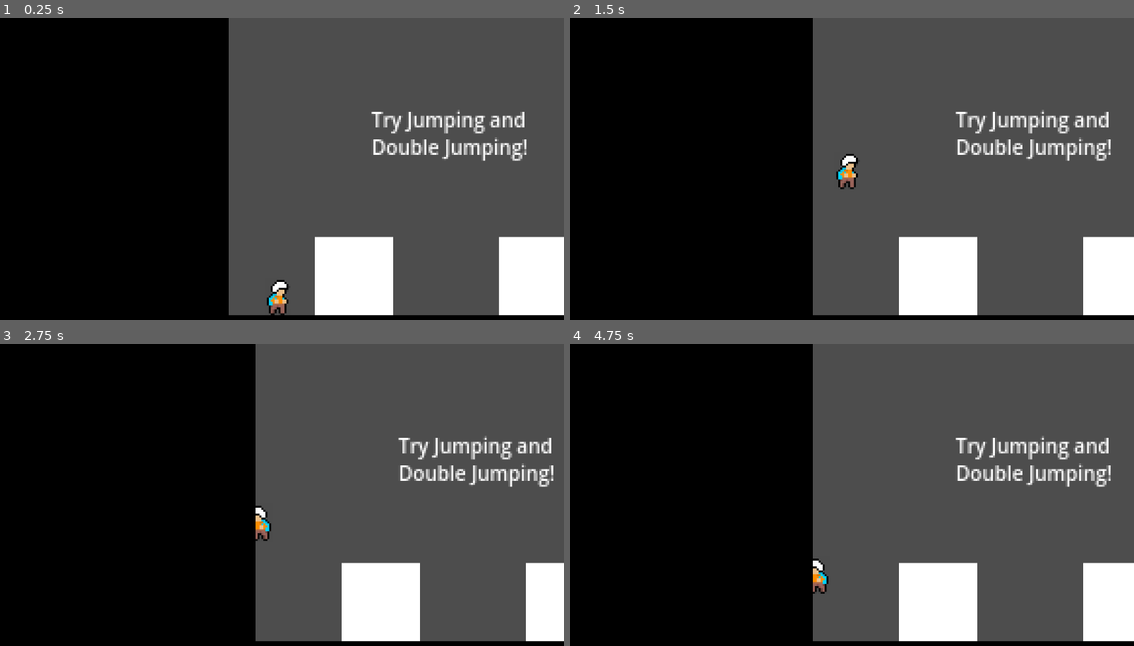
Above: before the commit, frames 1-4 (two rows, left to right).
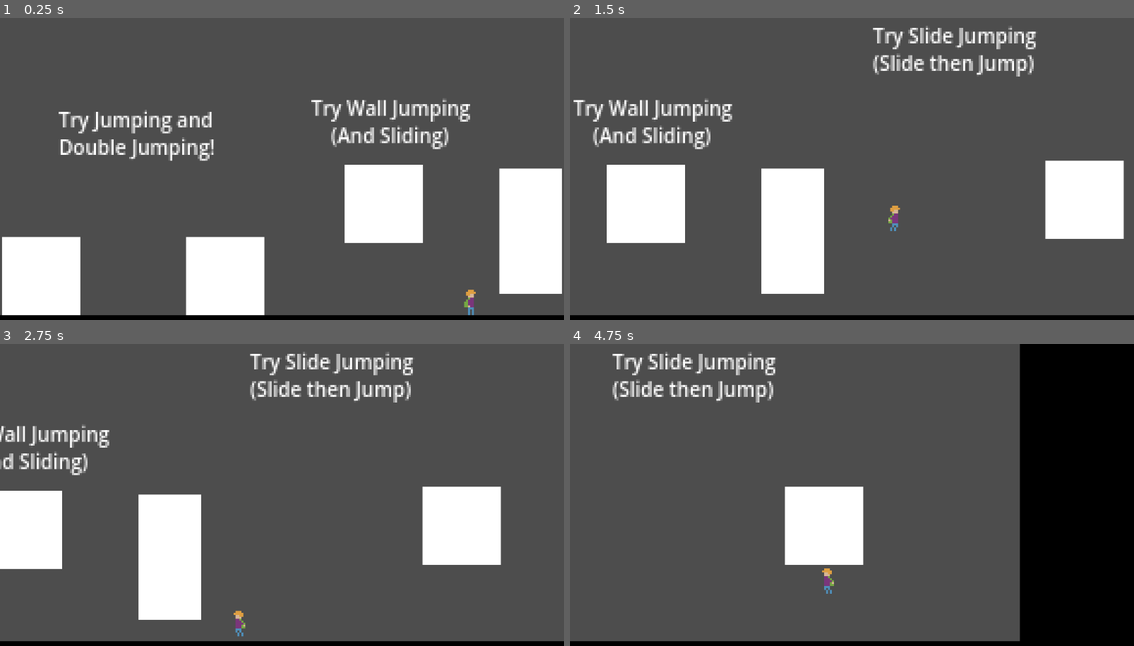
Above: after the commit, the same moments.

Repository: pidguit/Luminance
Game: Godot game, scene res://test level.tscn
The game is run twice, just before and just after one commit, with the same random seed, the same clock (stepped at 60 frames per second) and the same inputs.
Inputs:
- Up to frame 1 (0.25 s): no input
- Up to frame 2 (1.5 s): hold D (move_right) from 0.53 s (still down); tap Shift (slide) at 0.6 s; tap Space (jump) at 0.77, 0.8, 1.07, 1.35 s
- Up to frame 3 (2.75 s): tap Space (jump) at 1.52, 1.82, 2.3 s; tap Shift (slide) at 1.55, 2.1 s; release D (move_right) at 2.03 s; hold A (move_left) from 2.03 s (still down)
- Up to frame 4 (4.75 s): release A (move_left) at 2.78 s; hold D (move_right) 2.78-4.28 s; tap Shift (slide) at 2.85, 4.35 s; tap Space (jump) at 3.02, 3.32, 3.6, 3.77, 4.07, 4.52 s; hold A (move_left) from 4.28 s (still down)

The runs differ from the first frame. In frame 1, 55% of the frame differs, in the area x 0-100%, y 0-99%; in frame 2, 57%; in frame 3, 57%; in frame 4, 69%.

Commit message:
Bit update, added animations, and added/fixed a lot of physics interactions

Diff:
--- a/player.gd
+++ b/player.gd
@@ -20,17 +20,23 @@
 const NeutralWallJumpSpeed = 100
 var walljumptimer = 0
 var walldirection = 0
+var walljump = false
 var walljumpoverride = false
 var neutralwalljump = false
 
 # Sliding Variables
 var is_sliding = false
+var slide_jump = false
 const slide_duration = 0.25
 var slide_timer = 0.25 # This counts backwards, don't change it lol
 var slide_speed = 250
 var slide_jump_speed = .85
 
+var crouching = false
+var aircrouch = false
+
 func _physics_process(delta: float) -> void:
+
 	# direction the player is facing (put at top just in case for later cause there's a lot of things that use this)
 	var direction = 0
 	# Add the gravity and set max fall speed
@@ -44,18 +50,46 @@
 	# Resets double jump while on floor
 	if is_on_floor():
 		airjumpsavailable = MaxAirJumps
+		slide_jump = false
+		walljump = false
 		walljumpoverride = false
-
+		if velocity.x == 0:
+			$AnimatedSprite2D.play("Idle")
+		elif is_sliding == false:
+			$AnimatedSprite2D.play("Walking")
+
+	# Starts a Slide
 	if is_on_floor() and Input.is_action_just_pressed("slide") and is_sliding == false:
 		start_slide()
 
+	# Crouching Logic
+	if is_sliding or slide_jump:
+		crouching = false
+		aircrouch = false
+	elif is_on_floor() and Input.is_action_pressed("move_down"):
+		crouching = true
+	elif not is_on_floor() and Input.is_action_pressed("move_down"):
+		aircrouch = true
+		if airjumpsavailable < 1 or walljump:
+			crouching = false
+			aircrouch = false
+		if velocity.y != 0 and (not crouching or not aircrouch):
+			crouching  = false
+			aircrouch = false
+	elif can_stand_up() == false:
+			crouching = true
+			aircrouch = true
+	else:
+		crouching = false
+		aircrouch = false
+
 	if is_sliding == true:
-		slide_timer -= delta
-		if Input.is_action_just_pressed("jump"):
+		slide_timer -= delta # Starts timer
+		if Input.is_action_just_pressed("jump"): # Cancels slide for a slide jump
 			velocity.x *= slide_jump_speed
+			slide_jump = true
 			end_slide()
-
-		if slide_timer <= 0:
+		if slide_timer <= 0: # Ends slide when timer is up
 			end_slide()
 
 	# Handles jump
@@ -86,6 +120,10 @@
 
 	# Walking target velocity, this is the default
 	var target_velocity_x = direction * SPEED
+
+	if crouching and is_on_floor():
+		target_velocity_x = 0
+
 
 	# Get's wall direction (for wall jump)
 	if is_on_wall():
@@ -104,6 +142,7 @@
 	# Adds the velocity for wall jumps
 	if walljumpoverride == true:
 		walljumptimer += delta
+		walljump = true
 
 		if neutralwalljump == true:
 			velocity.x = (NeutralWallJumpSpeed * walldirection)
@@ -127,21 +166,33 @@
 	elif direction == 0 and abs(velocity.x) > SPEED and walljumpoverride == false:
 		velocity.x = move_toward(velocity.x, target_velocity_x, (ACCELERATION/3) * delta) # decelerates if has too much speed and tries to go opposite direction
 	else:
-		velocity.x = move_toward(velocity.x, target_velocity_x, (ACCELERATION) * delta) # if you don't have too much speed, it goes back to default
+		velocity.x = move_toward(velocity.x, target_velocity_x, ACCELERATION * delta) # if you don't have too much speed, it goes back to default
 
 	# Sliding down wall Physics
-	if is_on_wall():
+	if is_on_wall() and (not crouching or not aircrouch):
 		var wall_dir = get_wall_normal().x
-		if (wall_dir > 0 and direction < 0) or (wall_dir < 0 and direction > 0):
+		if ((wall_dir > 0 and velocity.x < 0) or (wall_dir < 0 and velocity.x > 0)) and not is_on_floor():
 			maxfallspeed = 50
 		else:
 			maxfallspeed = TERMINAL_VELOCITY
 
 	# Flips sprite depending on horizontal velocity
-	if velocity.x > 1:
+	if (velocity.x > 1) or (crouching and direction > 0):
 		$AnimatedSprite2D.flip_h = false
-	elif velocity.x < -1:
+	elif (velocity.x < -1) or (crouching and direction < 0):
 		$AnimatedSprite2D.flip_h = true
+
+	if is_sliding:
+		set_collision("slide")
+	elif crouching or aircrouch or can_stand_up() == false:
+		set_collision("crouch")
+		$AnimatedSprite2D.play("Crouching")
+	elif not is_on_floor() and velocity.x != 0 and crouching == false and not is_on_wall():
+		$AnimatedSprite2D.play("MovingFall")
+	elif not is_on_floor() and not aircrouch:
+		$AnimatedSprite2D.play("Fall")
+	else:
+		set_collision("default")
 
 	move_and_slide()
 	# snaps character to pixels (don't  really understand this still tbh)
@@ -150,8 +201,7 @@
 
 # Activates a slide
 func start_slide():
-	$AnimatedSprite2D.rotation_degrees = -90 * last_direction
-	$CollisionShape2D.rotation_degrees = -90 * last_direction
+	$AnimatedSprite2D.play("Slide")
 	is_sliding = true
 	slide_timer = slide_duration
 	var direction = last_direction
@@ -159,7 +209,18 @@
 
 # Ends a slide
 func end_slide():
+	$AnimatedSprite2D.play("Walking")
 	is_sliding = false
-	$AnimatedSprite2D.rotation_degrees = 0
-	$CollisionShape2D.rotation_degrees = 0
-	airjumpsavailable += 1 # Just because I'm temporarly rotating the model, when jump cancels a slide, it uses double jump so giving it back
+
+func set_collision(state):
+	$DefaultCollision.disabled = state != "default"
+	$SlideCollision.disabled = state != "slide"
+	$CrouchCollision.disabled = state != "crouch"
+
+func can_stand_up():
+	if $LeftRayCast.is_colliding() or $RightRayCast.is_colliding():
+		return false
+	else:
+		return true
+
+# Put mouth on breathing animation?
--- a/player.tscn
+++ b/player.tscn
@@ -1,33 +1,130 @@
 [gd_scene format=3 uid="uid://derdisym8tyb8"]
 
-[ext_resource type="Texture2D" uid="uid://co5q7thj5k2lp" path="res://assets/sprites/character.png" id="1_4flbx"]
 [ext_resource type="Script" uid="uid://cqos70q65a3u3" path="res://player.gd" id="1_onrkg"]
+[ext_resource type="Texture2D" uid="uid://ciits1yhtb2p0" path="res://assets/sprites/full.png" id="2_onrkg"]
+
+[sub_resource type="AtlasTexture" id="AtlasTexture_i3pqv"]
+atlas = ExtResource("2_onrkg")
+region = Rect2(0, 16, 16, 16)
 
 [sub_resource type="AtlasTexture" id="AtlasTexture_onrkg"]
-atlas = ExtResource("1_4flbx")
-region = Rect2(0, 0, 13, 19)
+atlas = ExtResource("2_onrkg")
+region = Rect2(0, 64, 16, 16)
+
+[sub_resource type="AtlasTexture" id="AtlasTexture_hqtel"]
+atlas = ExtResource("2_onrkg")
+region = Rect2(0, 0, 16, 16)
+
+[sub_resource type="AtlasTexture" id="AtlasTexture_sweqy"]
+atlas = ExtResource("2_onrkg")
+region = Rect2(16, 0, 16, 16)
+
+[sub_resource type="AtlasTexture" id="AtlasTexture_b26j0"]
+atlas = ExtResource("2_onrkg")
+region = Rect2(16, 64, 16, 16)
+
+[sub_resource type="AtlasTexture" id="AtlasTexture_2hs0m"]
+atlas = ExtResource("2_onrkg")
+region = Rect2(0, 32, 16, 16)
+
+[sub_resource type="AtlasTexture" id="AtlasTexture_1jxqw"]
+atlas = ExtResource("2_onrkg")
+region = Rect2(0, 48, 16, 16)
+
+[sub_resource type="AtlasTexture" id="AtlasTexture_dw050"]
+atlas = ExtResource("2_onrkg")
+region = Rect2(16, 48, 16, 16)
 
 [sub_resource type="SpriteFrames" id="SpriteFrames_i3pqv"]
+resource_local_to_scene = true
 animations = [{
+"frames": [{
+"duration": 1.0,
+"texture": SubResource("AtlasTexture_i3pqv")
+}],
+"loop": true,
+"name": &"Crouching",
+"speed": 5.0
+}, {
 "frames": [{
 "duration": 1.0,
 "texture": SubResource("AtlasTexture_onrkg")
 }],
 "loop": true,
-"name": &"new_animation",
+"name": &"Fall",
 "speed": 1.0
+}, {
+"frames": [{
+"duration": 1.0,
+"texture": SubResource("AtlasTexture_hqtel")
+}, {
+"duration": 1.0,
+"texture": SubResource("AtlasTexture_sweqy")
+}],
+"loop": true,
+"name": &"Idle",
+"speed": 1.0
+}, {
+"frames": [{
+"duration": 1.0,
+"texture": SubResource("AtlasTexture_b26j0")
+}],
+"loop": true,
+"name": &"MovingFall",
+"speed": 1.0
+}, {
+"frames": [{
+"duration": 1.0,
+"texture": SubResource("AtlasTexture_2hs0m")
+}],
+"loop": true,
+"name": &"Slide",
+"speed": 5.0
+}, {
+"frames": [{
+"duration": 1.0,
+"texture": SubResource("AtlasTexture_1jxqw")
+}, {
+"duration": 1.0,
+"texture": SubResource("AtlasTexture_dw050")
+}],
+"loop": true,
+"name": &"Walking",
+"speed": 5.0
 }]
 
 [sub_resource type="RectangleShape2D" id="RectangleShape2D_hqtel"]
-size = Vector2(8, 14)
+size = Vector2(4, 11)
+
+[sub_resource type="RectangleShape2D" id="RectangleShape2D_onrkg"]
+size = Vector2(9, 6)
+
+[sub_resource type="RectangleShape2D" id="RectangleShape2D_i3pqv"]
+size = Vector2(4, 5)
 
 [node name="Player" type="CharacterBody2D" unique_id=1973192305]
 script = ExtResource("1_onrkg")
 
 [node name="AnimatedSprite2D" type="AnimatedSprite2D" parent="." unique_id=1150225611]
 sprite_frames = SubResource("SpriteFrames_i3pqv")
-animation = &"new_animation"
+animation = &"Slide"
 
-[node name="CollisionShape2D" type="CollisionShape2D" parent="." unique_id=1941135019]
+[node name="DefaultCollision" type="CollisionShape2D" parent="." unique_id=1941135019]
 position = Vector2(0, 2.5)
 shape = SubResource("RectangleShape2D_hqtel")
+
+[node name="SlideCollision" type="CollisionShape2D" parent="." unique_id=496731772]
+position = Vector2(0.5, 5)
+shape = SubResource("RectangleShape2D_onrkg")
+
+[node name="CrouchCollision" type="CollisionShape2D" parent="." unique_id=79660478]
+position = Vector2(0, 5.5)
+shape = SubResource("RectangleShape2D_i3pqv")
+
+[node name="LeftRayCast" type="RayCast2D" parent="." unique_id=885847825]
+position = Vector2(-2, 3)
+target_position = Vector2(0, -6)
+
+[node name="RightRayCast" type="RayCast2D" parent="." unique_id=952403962]
+position = Vector2(2, 3)
+target_position = Vector2(0, -6)
--- a/test level.tscn
+++ b/test level.tscn
@@ -27,7 +27,7 @@
 [node name="Luminance" type="Node2D" unique_id=703652792]
 
 [node name="Player" parent="." unique_id=1973192305 instance=ExtResource("1_04kop")]
-position = Vector2(-135, 62)
+position = Vector2(123, 67)
 
 [node name="Camera2D" type="Camera2D" parent="." unique_id=1824136752]
 position = Vector2(-129, 8)
@@ -123,14 +123,14 @@
 disable_mode = 1
 
 [node name="CollisionShape2D" type="CollisionShape2D" parent="Testing Wall4" unique_id=1884635870]
-position = Vector2(-100, 33)
+position = Vector2(-100, 36)
 shape = SubResource("RectangleShape2D_r5kg7")
 
 [node name="ColorRect" type="ColorRect" parent="Testing Wall4" unique_id=1168895869]
 offset_left = -116.0
-offset_top = 1.0
+offset_top = 4.0
 offset_right = -84.0
-offset_bottom = 65.0
+offset_bottom = 68.0
 
 [node name="Testing Wall5" type="StaticBody2D" parent="." unique_id=351000245]
 position = Vector2(399, -38)
--- a/testlevelcamera.gd
+++ b/testlevelcamera.gd
@@ -10,5 +10,4 @@
 # Called every frame. 'delta' is the elapsed time since the previous frame.
 func _process(delta: float) -> void:
 	position.x = player.position.x
-	clamp(position.y, -58, -50)
 	pass
Binary file added: assets/sprites/full.png
Not shown, added: assets/sprites/full.png.import
Not shown, changed: index.html
Not shown, changed: index.js
Not shown, changed: index.pck
Not shown, changed: index.wasm
